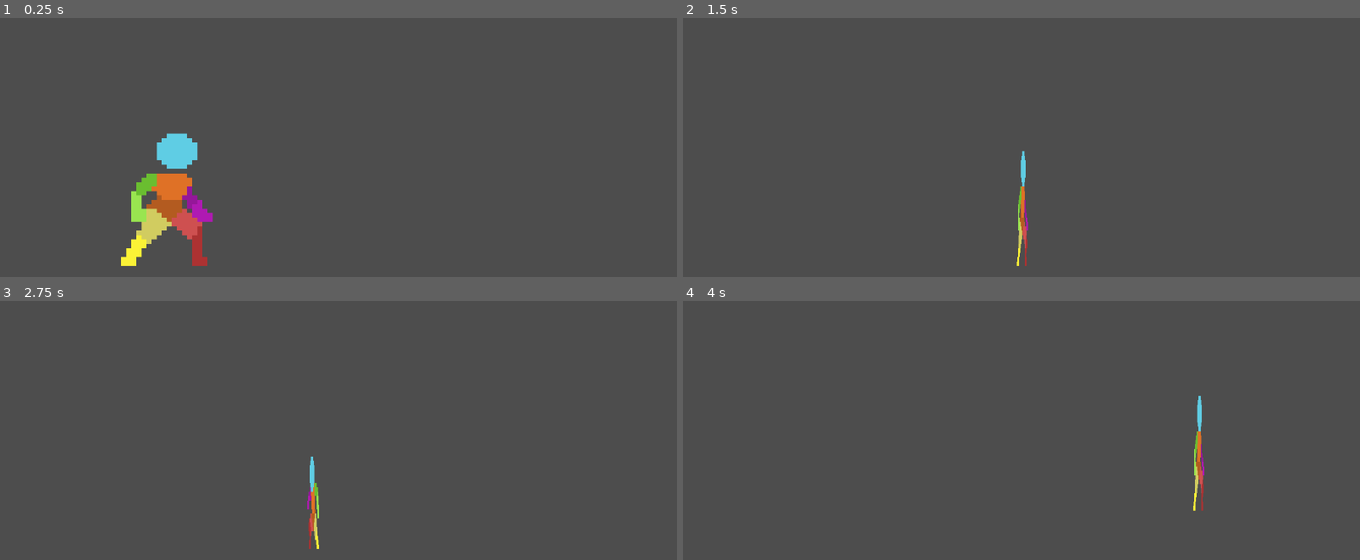
Above: before the commit, frames 1-4 (two rows, left to right).
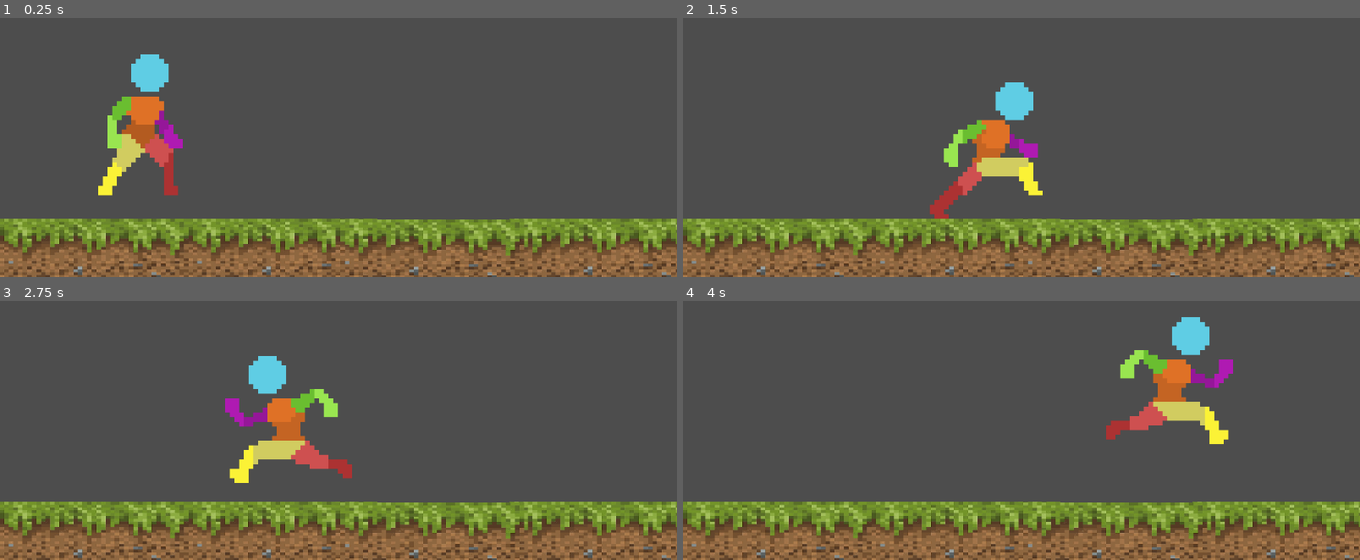
Above: after the commit, the same moments.

Repository: Filipe3110/Pap
Game: Godot game, scene res://Cenas/main.tscn
The game is run twice, just before and just after one commit, with the same random seed, the same clock (stepped at 60 frames per second) and the same inputs.
Inputs:
- Up to frame 1 (0.25 s): no input
- Up to frame 2 (1.5 s): hold D (right) from 0.53 s (still down); tap W (up) at 0.6, 0.77, 1.07, 1.35 s
- Up to frame 3 (2.75 s): tap W (up) at 1.52, 1.82, 2.1 s; release D (right) at 2.03 s; hold A (left) from 2.03 s (still down)
- Up to frame 4 (4 s): release A (left) at 2.78 s; hold D (right) from 2.78 s (still down); tap W (up) at 2.85, 3.02, 3.32, 3.6, 3.77 s

The runs differ from the first frame. In frame 1, 27% of the frame differs, in the area x 0-100%, y 14-100%; in frame 2, 26%; in frame 3, 26%; in frame 4, 26%.

Commit message:
1ª etapa

Diff:
--- a/khaos/Cenas/game.tscn
+++ b/khaos/Cenas/game.tscn
@@ -1,6 +1,7 @@
-[gd_scene load_steps=3 format=3 uid="uid://duw3yppumbcw6"]
+[gd_scene load_steps=4 format=3 uid="uid://duw3yppumbcw6"]
 
 [ext_resource type="PackedScene" uid="uid://ggd4lo3ux08y" path="res://Cenas/player.tscn" id="1_ov8iu"]
+[ext_resource type="Texture2D" uid="uid://b45osm4luxms1" path="res://Sprites/pngtree-pixel-grass-ground-stone-block-image_1320003.jpg" id="2_vkatu"]
 
 [sub_resource type="RectangleShape2D" id="RectangleShape2D_20rpe"]
 size = Vector2(1153, 20)
@@ -8,12 +9,31 @@
 [node name="Game" type="Node2D"]
 
 [node name="Player" parent="." instance=ExtResource("1_ov8iu")]
-position = Vector2(288, 568)
+position = Vector2(243, 352)
+scale = Vector2(8, 8)
 
 [node name="StaticBody2D" type="StaticBody2D" parent="."]
 
 [node name="CollisionShape2D" type="CollisionShape2D" parent="StaticBody2D"]
-position = Vector2(576, 641)
+position = Vector2(576, 559)
 shape = SubResource("RectangleShape2D_20rpe")
 
+[node name="Sprite2D4" type="Sprite2D" parent="StaticBody2D"]
+position = Vector2(1028, 623)
+scale = Vector2(0.377049, 0.230499)
+texture = ExtResource("2_vkatu")
+
+[node name="Sprite2D3" type="Sprite2D" parent="StaticBody2D"]
+position = Vector2(481, 623)
+scale = Vector2(0.377049, 0.230499)
+texture = ExtResource("2_vkatu")
+
+[node name="Sprite2D2" type="Sprite2D" parent="StaticBody2D"]
+position = Vector2(731.574, 623.5)
+scale = Vector2(0.375706, 0.229329)
+texture = ExtResource("2_vkatu")
+
 [node name="Sprite2D" type="Sprite2D" parent="StaticBody2D"]
+position = Vector2(160, 623)
+scale = Vector2(0.377049, 0.230499)
+texture = ExtResource("2_vkatu")
--- a/khaos/Cenas/player.tscn
+++ b/khaos/Cenas/player.tscn
@@ -1,8 +1,9 @@
-[gd_scene load_steps=18 format=3 uid="uid://ggd4lo3ux08y"]
+[gd_scene load_steps=22 format=3 uid="uid://ggd4lo3ux08y"]
 
 [ext_resource type="Script" path="res://Scrips/player.gd" id="1_5jnab"]
 [ext_resource type="Texture2D" uid="uid://dccph3d2ovpth" path="res://Sprites/Asset Packs 1-5/Asset Pack-V1/Player Idle/Player Idle 48x48.png" id="2_odjg4"]
-[ext_resource type="Texture2D" uid="uid://b2emwknhmsyn1" path="res://Sprites/Asset Packs 1-5/Asset Pack-V1/Player Land/player land 48x48.png" id="3_iyjnr"]
+[ext_resource type="Texture2D" uid="uid://dg3dymprk57gm" path="res://Sprites/Asset Packs 1-5/Asset Pack-V1/Player Jump/player jump 48x48.png" id="3_bhdxc"]
+[ext_resource type="Texture2D" uid="uid://bph0bgj5on38f" path="res://Sprites/Asset Packs 1-5/Asset Pack-V1/Player Run/player run 48x48.png" id="4_p5r61"]
 
 [sub_resource type="AtlasTexture" id="AtlasTexture_fuxhr"]
 atlas = ExtResource("2_odjg4")
@@ -16,21 +17,33 @@
 atlas = ExtResource("2_odjg4")
 region = Rect2(432, 0, 48, 48)
 
-[sub_resource type="AtlasTexture" id="AtlasTexture_2jwge"]
-atlas = ExtResource("3_iyjnr")
-region = Rect2(192, 0, 48, 48)
+[sub_resource type="AtlasTexture" id="AtlasTexture_pujuo"]
+atlas = ExtResource("3_bhdxc")
+region = Rect2(0, 0, 48, 48)
 
-[sub_resource type="AtlasTexture" id="AtlasTexture_djqp5"]
-atlas = ExtResource("3_iyjnr")
+[sub_resource type="AtlasTexture" id="AtlasTexture_idg6f"]
+atlas = ExtResource("3_bhdxc")
+region = Rect2(48, 0, 48, 48)
+
+[sub_resource type="AtlasTexture" id="AtlasTexture_crlpl"]
+atlas = ExtResource("3_bhdxc")
+region = Rect2(96, 0, 48, 48)
+
+[sub_resource type="AtlasTexture" id="AtlasTexture_olccv"]
+atlas = ExtResource("4_p5r61")
+region = Rect2(48, 0, 48, 48)
+
+[sub_resource type="AtlasTexture" id="AtlasTexture_xegyn"]
+atlas = ExtResource("4_p5r61")
+region = Rect2(96, 0, 48, 48)
+
+[sub_resource type="AtlasTexture" id="AtlasTexture_2ycvo"]
+atlas = ExtResource("4_p5r61")
 region = Rect2(144, 0, 48, 48)
 
-[sub_resource type="AtlasTexture" id="AtlasTexture_m5y2a"]
-atlas = ExtResource("3_iyjnr")
-region = Rect2(96, 0, 48, 48)
-
-[sub_resource type="AtlasTexture" id="AtlasTexture_h3hvb"]
-atlas = ExtResource("3_iyjnr")
-region = Rect2(48, 0, 48, 48)
+[sub_resource type="AtlasTexture" id="AtlasTexture_wa71t"]
+atlas = ExtResource("4_p5r61")
+region = Rect2(192, 0, 48, 48)
 
 [sub_resource type="SpriteFrames" id="SpriteFrames_mp6q4"]
 animations = [{
@@ -50,24 +63,38 @@
 }, {
 "frames": [{
 "duration": 1.0,
-"texture": SubResource("AtlasTexture_2jwge")
+"texture": SubResource("AtlasTexture_pujuo")
 }, {
 "duration": 1.0,
-"texture": SubResource("AtlasTexture_djqp5")
+"texture": SubResource("AtlasTexture_idg6f")
 }, {
 "duration": 1.0,
-"texture": SubResource("AtlasTexture_m5y2a")
+"texture": SubResource("AtlasTexture_crlpl")
+}],
+"loop": true,
+"name": &"jump",
+"speed": 1.0
+}, {
+"frames": [{
+"duration": 1.0,
+"texture": SubResource("AtlasTexture_olccv")
 }, {
 "duration": 1.0,
-"texture": SubResource("AtlasTexture_h3hvb")
+"texture": SubResource("AtlasTexture_xegyn")
+}, {
+"duration": 1.0,
+"texture": SubResource("AtlasTexture_2ycvo")
+}, {
+"duration": 1.0,
+"texture": SubResource("AtlasTexture_wa71t")
 }],
 "loop": true,
 "name": &"run",
-"speed": 5.0
+"speed": 10.0
 }]
 
 [sub_resource type="RectangleShape2D" id="RectangleShape2D_qylks"]
-size = Vector2(210, 239)
+size = Vector2(20, 26)
 
 [sub_resource type="Animation" id="Animation_nyvoe"]
 length = 0.001
@@ -95,15 +122,14 @@
 script = ExtResource("1_5jnab")
 
 [node name="anim" type="AnimatedSprite2D" parent="."]
-position = Vector2(4.50001, -2)
-scale = Vector2(8.64583, 7.5)
+position = Vector2(0.50001, 0)
 sprite_frames = SubResource("SpriteFrames_mp6q4")
 animation = &"run"
 autoplay = "idle"
-frame_progress = 0.355911
+frame_progress = 0.0148071
 
 [node name="CollisionShape2D" type="CollisionShape2D" parent="."]
-position = Vector2(2, 0)
+position = Vector2(0, 3)
 shape = SubResource("RectangleShape2D_qylks")
 
 [node name="Animation_player" type="AnimationPlayer" parent="."]
--- a/khaos/Scrips/player.gd
+++ b/khaos/Scrips/player.gd
@@ -1,24 +1,28 @@
 extends CharacterBody2D
 
-
 const SPEED = 300.0
-const JUMP_VELOCITY = -400.0
+const JUMP_FORCE= -400.0
+var is_jumping := false
 @onready var anim_sprite :=$anim as AnimatedSprite2D
 
 func _physics_process(delta: float) -> void:
 	if not is_on_floor():
 		velocity += get_gravity() * delta
-
 	if Input.is_action_just_pressed("up") and is_on_floor():
-		velocity.y = JUMP_VELOCITY
+		velocity.y = JUMP_FORCE
+		is_jumping = true
+	elif  is_on_floor():
+		is_jumping = false
 	var direction := Input.get_axis("left", "right")
 	if direction !=0:
 		velocity.x = direction * SPEED
-		anim_sprite.play("run")
 		anim_sprite.scale.x = direction
+		if !is_jumping:
+			anim_sprite.play("run")
+	elif is_jumping:
+		anim_sprite.play("jump")
 	else:
 		velocity.x = move_toward(velocity.x, 0, SPEED)
 		anim_sprite.play("idle")
 
-
 	move_and_slide()
Binary file removed: khaos/Scrips/Asset Packs 1-5/Asset Pack-V1/Player Idle/Player Idle 48x48.aseprite
Binary file removed: khaos/Scrips/Asset Packs 1-5/Asset Pack-V1/Player Idle/Player Idle 48x48.png
Not shown, removed: khaos/Scrips/Asset Packs 1-5/Asset Pack-V1/Player Idle/Player Idle 48x48.png.import
Binary file removed: khaos/Scrips/Asset Packs 1-5/Asset Pack-V1/Player Jump/player jump 48x48.aseprite
Binary file removed: khaos/Scrips/Asset Packs 1-5/Asset Pack-V1/Player Jump/player jump 48x48.png
Not shown, removed: khaos/Scrips/Asset Packs 1-5/Asset Pack-V1/Player Jump/player jump 48x48.png.import
Binary file removed: khaos/Scrips/Asset Packs 1-5/Asset Pack-V1/Player Jump/player jump left 48x48-sheet.png
Not shown, removed: khaos/Scrips/Asset Packs 1-5/Asset Pack-V1/Player Jump/player jump left 48x48-sheet.png.import
Binary file removed: khaos/Scrips/Asset Packs 1-5/Asset Pack-V1/Player Jump/player new jump 48x48.aseprite
Binary file removed: khaos/Scrips/Asset Packs 1-5/Asset Pack-V1/Player Jump/player new jump 48x48.gif
Binary file removed: khaos/Scrips/Asset Packs 1-5/Asset Pack-V1/Player Jump/player new jump 48x48.png
Not shown, removed: khaos/Scrips/Asset Packs 1-5/Asset Pack-V1/Player Jump/player new jump 48x48.png.import
(and 125 more such lines)
